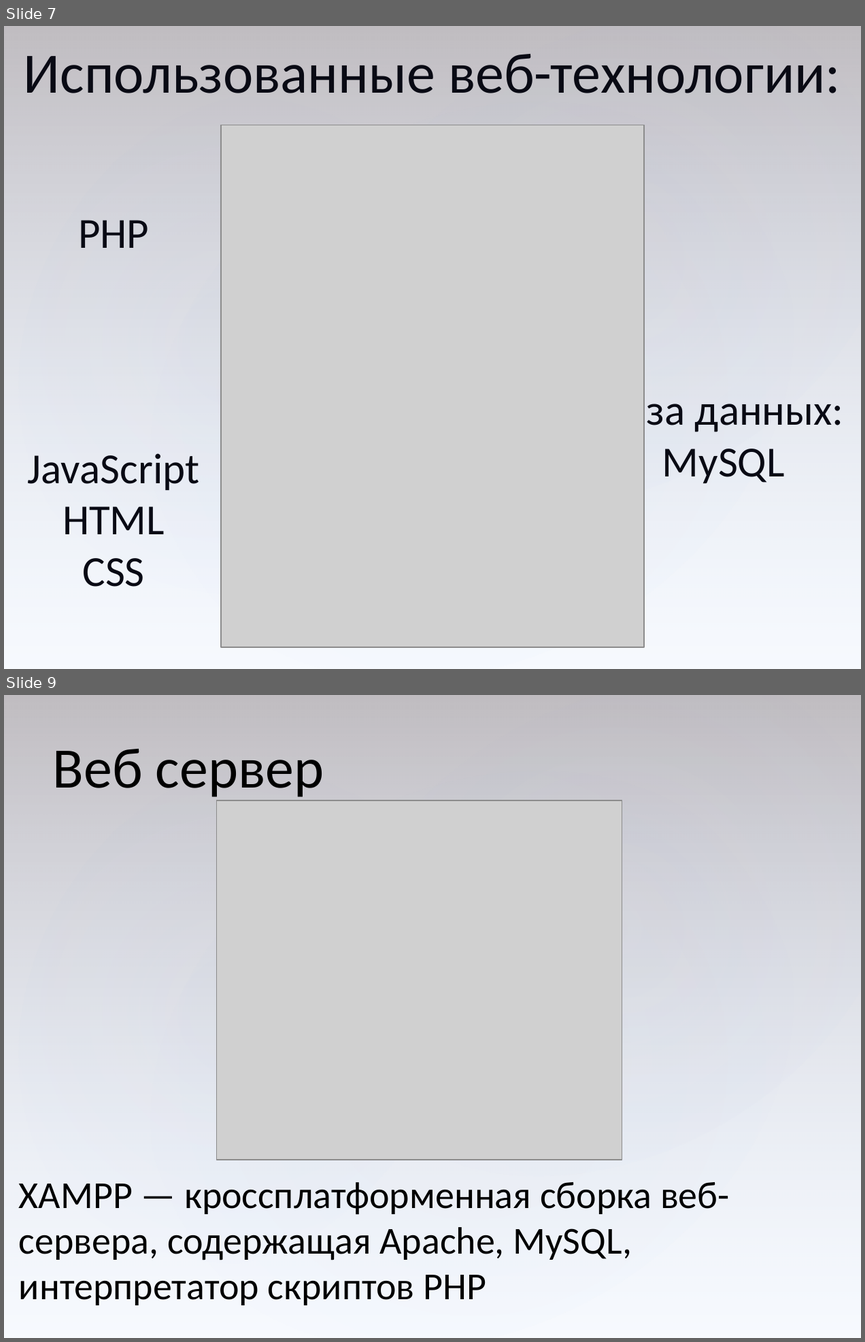
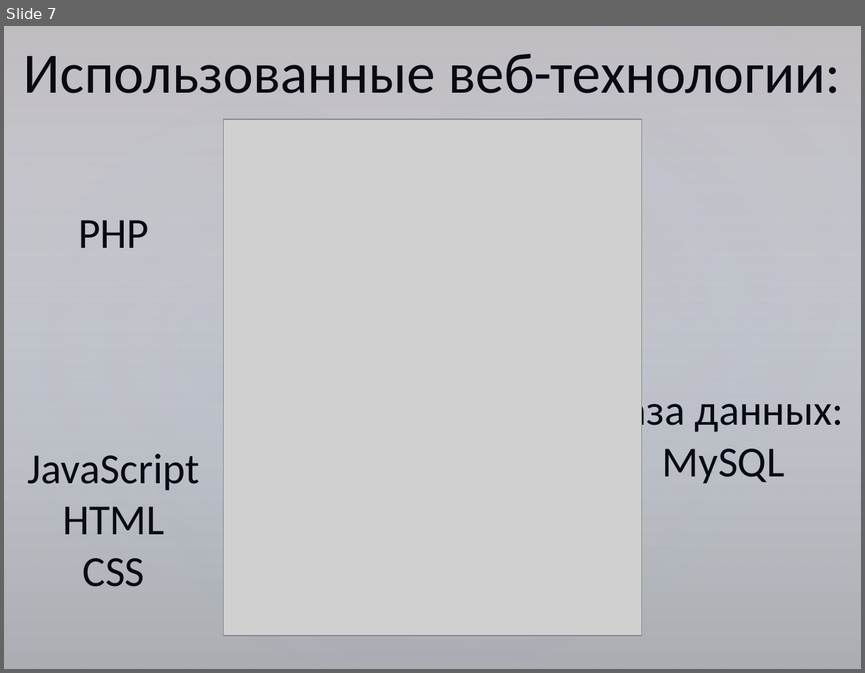
Before and after one commit to serpikovs/in40, a slide deck: !docs/common.pptx. Shown one above the other, each under a label of ours: slides 7 and 9 before the commit, slide 7 after it; the slides between them are not shown. The pictures are 865x1342 and 865x673 pixels, drawn with LibreOffice and Linux fonts; fonts in the diff are those of the drawing; grey boxes stand for pictures. Boxes give left, top, right and bottom in pixels: in the first picture for what was removed or moved away, otherwise in the second. Text is boxed around its words. In the diff, an @@ line names an element or a change of style, - is before the commit and + after.

```diff
--- a/!docs/common.pptx
+++ b/!docs/common.pptx
@@ slide 9 removed at (4, 695, 861, 1338), background #FFFFFF; not listed: 4 template elements that a slide beside it also shows @@
@@ text removed at (53, 749, 324, 801) @@
-Веб сервер
@@ picture removed at (216, 800, 621, 1159) @@
@@ text removed at (19, 1182, 730, 1305) @@
-XAMPP — кроссплатформенная сборка веб-сервера, содержащая Apache, MySQL, интерпретатор скриптов PHP
@@ slide 7 changed as well @@
@@ background #FFFFFF to gradient #FFFFFF to #ABABAB @@
@@ picture: place and size @@
-picture at (221, 125, 644, 646)
+picture at (224, 119, 641, 635)
```
Also in this commit, not shown: 20 other slides changed, 1 slide added, 6 other slides removed.
